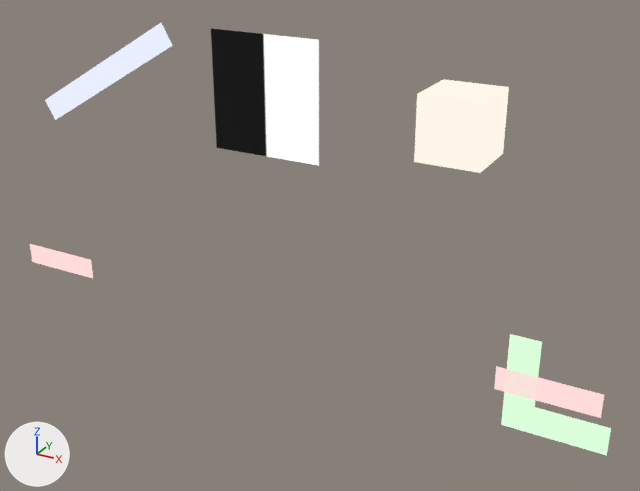
Before and after pictures for a commit that changed the glTF model assets/emissive_fixture.gltf.
Both versions are drawn from a 50 mm camera at (4.52, -7.11, 3.12) aimed at (0.43, 0.31, -0.59). Arrows for +X, +Y and +Z are at lower left; the lights stay in place. The older version comes first. Vertices at exactly the same position are counted once.

The first picture shows 'emissive_box', 'emissive_ell', 'emissive_quad', 'emissive_split', 'emissive_strip'.
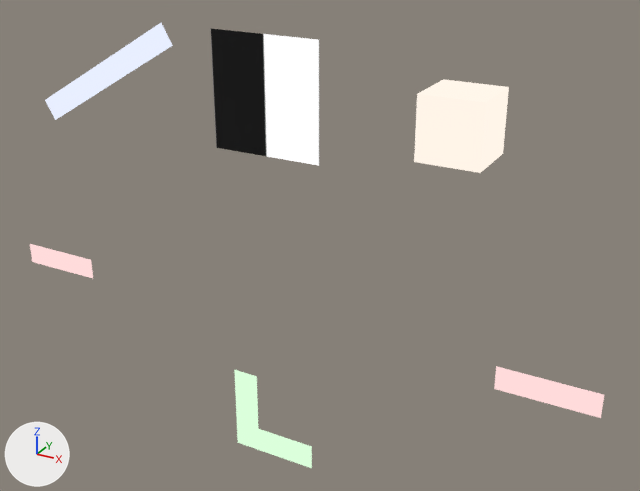
Changed parts and their boxes [x1, y1, x2, y2] in the pictures (640 x 491 px):
'emissive_ell', moved
    before: [501, 334, 611, 456]
    after: [234, 370, 312, 468]

What changed in the scene script:
```text
Change me_emissive_ell:
    used by ob_emissive_ell; location = (0.0, 0.0, 0.0)
    remove me_emissive_ell.from_pydata(...)  # 7 vertices, 4 faces; spans x 2.6..3.6, y 0.0, z -1.9..-0.9
    add me_emissive_ell.from_pydata(...)  # 7 vertices, 4 faces; spans x -0.5..0.5, y 0.0, z -3.2..-2.2
    me_emissive_ell part 1: the whole mesh is moved by (-3.1, 0.0, -1.3)
```
